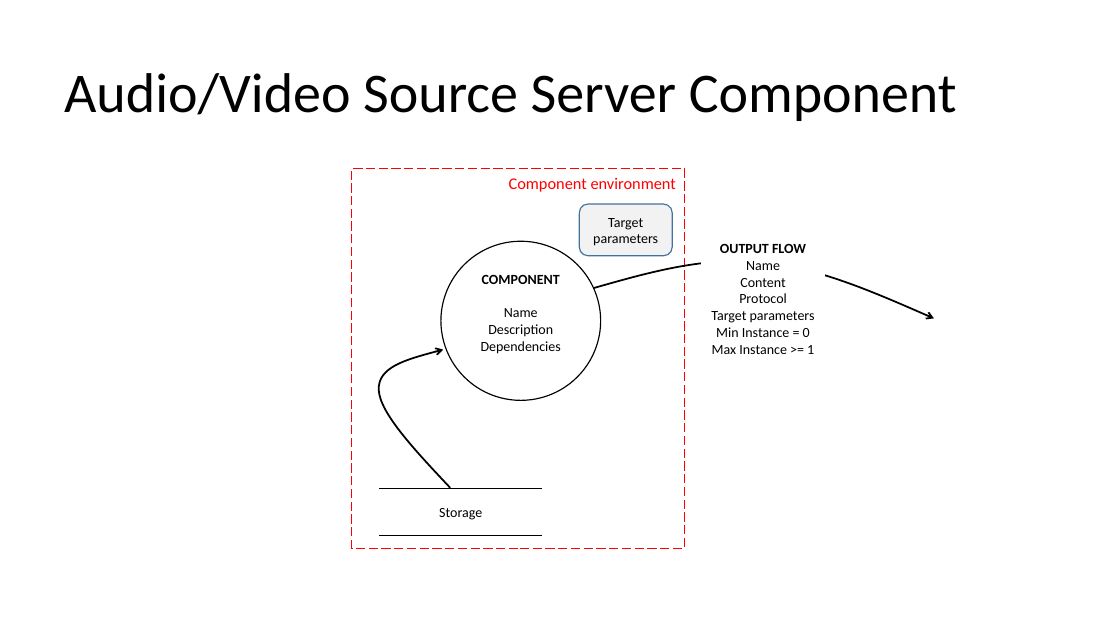
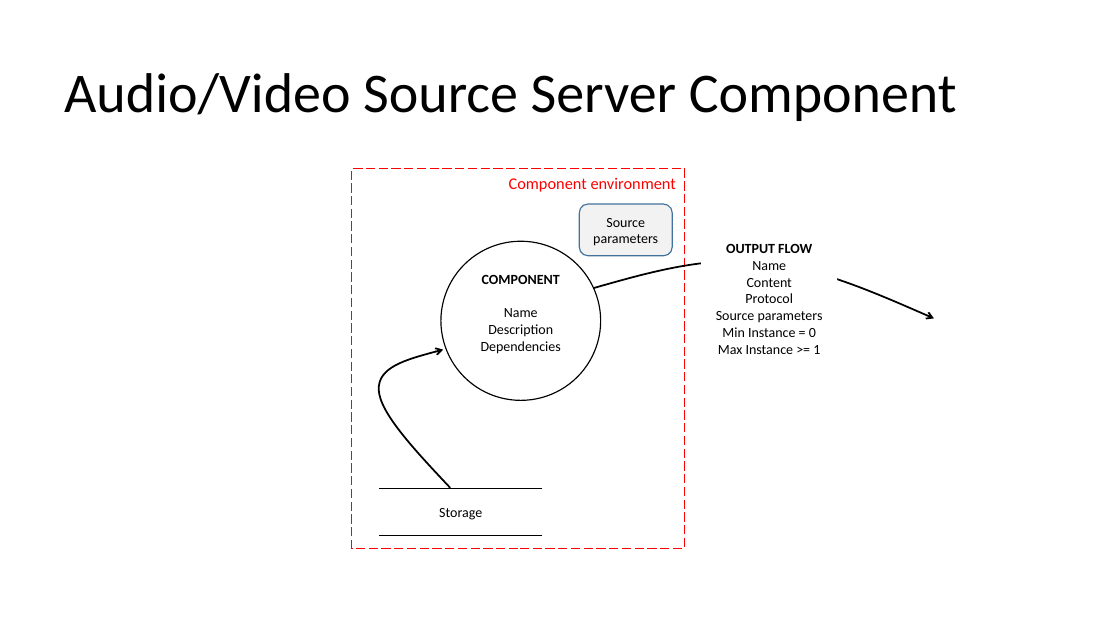
Before and after one commit to flecoqui/av-services, a slide deck: slide 4 of docs/img/ppt-schemas.pptx (slide 6 before the commit). Drawn at 1120x630 pixels with LibreOffice and Linux fonts; fonts in the diff are those of the drawing. Boxes give left, top, right and bottom in pixels: in the first picture for what was removed or moved away, otherwise in the second. Text is boxed around its words. In the diff, an @@ line names an element or a change of style, - is before the commit and + after.

```diff
--- a/docs/img/ppt-schemas.pptx
+++ b/docs/img/ppt-schemas.pptx
@@ text in rounded rectangle at (593,218,658,246): text changed @@
-Target parameters
+Source parameters
@@ text at (716,293,823,354): text changed @@
-Protocol
-Target parameters
-Min Instance = 0 Max Instance >= 1
+Protocol
+Source parameters
+Min Instance = 0 Max Instance >= 1
```
Also in this commit, not shown: 7 other slides changed, 8 slides added, 2 slides removed, 14 other files.
